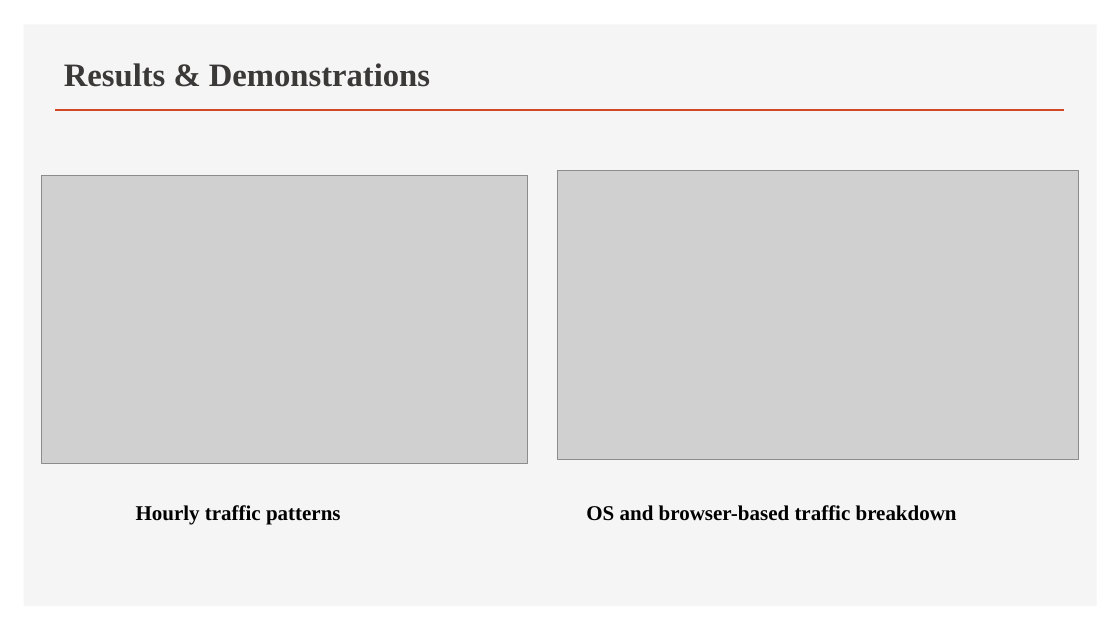
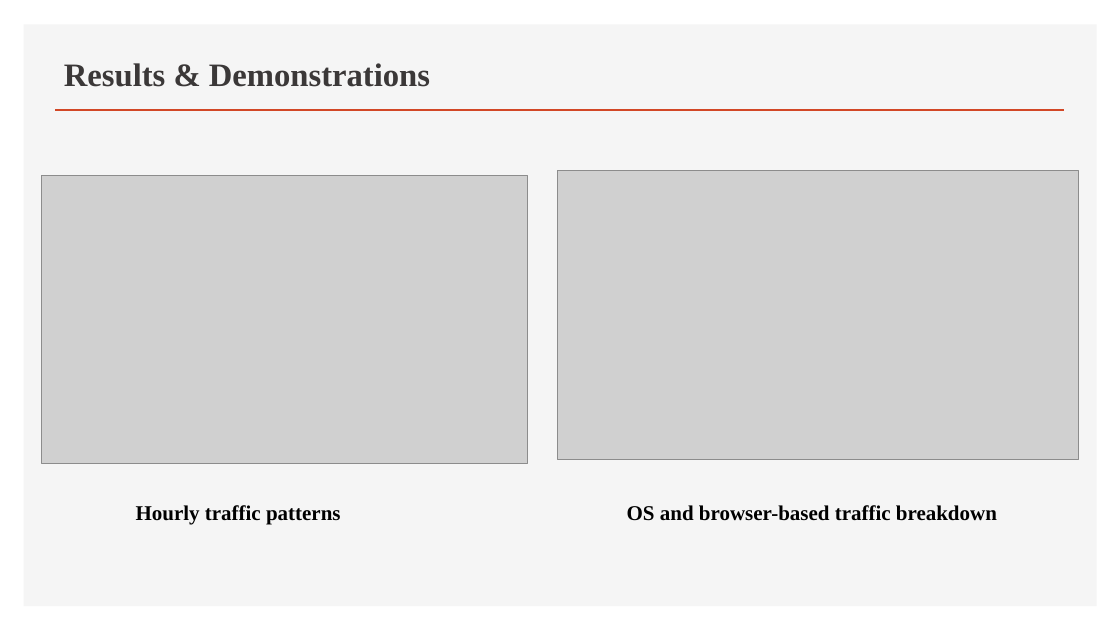
Before and after one commit to chandu664/Log-File-Analysis-Reporting-System-, a slide deck: slide 13 of Log File AnalysisReporting System_ppt.pptx (slide 12 before the commit). Drawn at 1120x630 pixels with LibreOffice and Linux fonts; fonts in the diff are those of the drawing; grey boxes stand for pictures. Boxes give left, top, right and bottom in pixels: in the first picture for what was removed or moved away, otherwise in the second. Text is boxed around its words. In the diff, an @@ line names an element or a change of style, - is before the commit and + after.

```diff
--- a/Log File AnalysisReporting System_ppt.pptx
+++ b/Log File AnalysisReporting System_ppt.pptx
@@ text "OS and browser-based traffic breakdown": place and size @@
-text "OS and browser-based traffic breakdown" at (586, 505, 957, 521)
+text "OS and browser-based traffic breakdown" at (627, 505, 997, 521)
```
Also in this commit, not shown: 2 other slides changed, 1 slide added, 12 other files.
